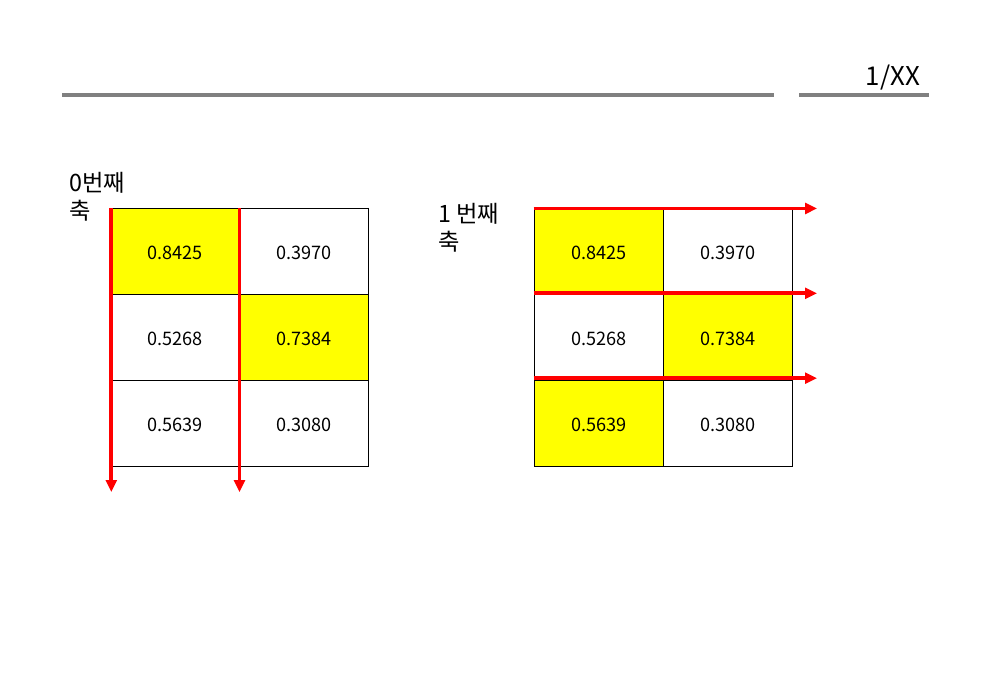
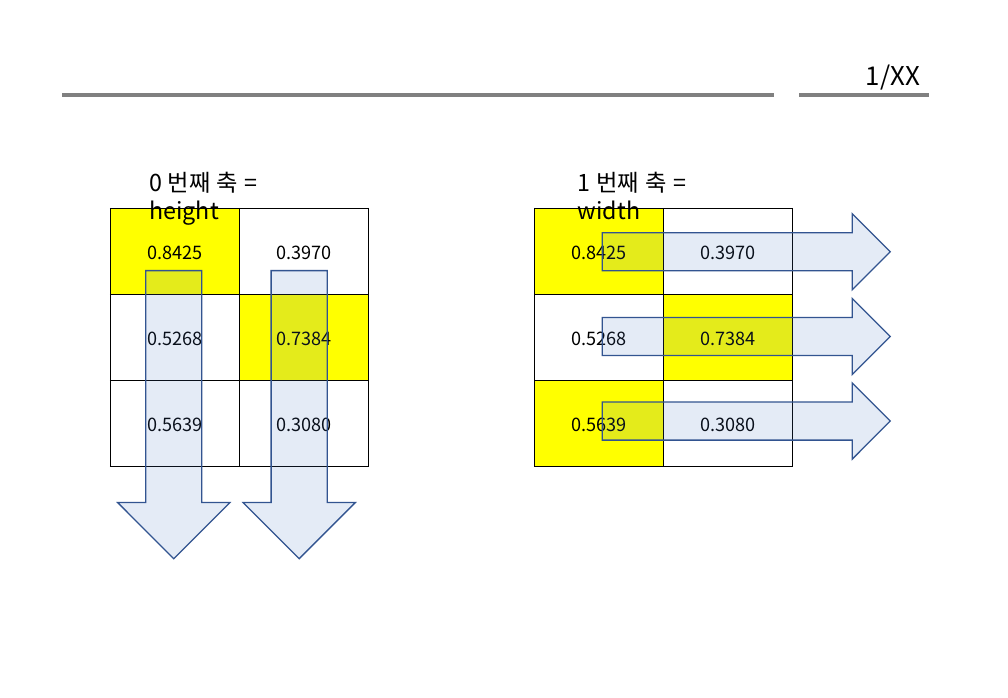
Before and after one commit to gaussian37/gaussian37.github.io, a slide deck: slide 1 of assets/img/dl/pytorch/snippets/dl_pytorch_snippets.pptx. Drawn at 1008x698 pixels with LibreOffice and Linux fonts; fonts in the diff are those of the drawing. Boxes give left, top, right and bottom in pixels: in the first picture for what was removed or moved away, otherwise in the second. Text is boxed around its words. In the diff, an @@ line names an element or a change of style, - is before the commit and + after.

```diff
--- a/assets/img/dl/pytorch/snippets/dl_pytorch_snippets.pptx
+++ b/assets/img/dl/pytorch/snippets/dl_pytorch_snippets.pptx
@@ text at (149, 171, 238, 225): text changed @@
-0번째 축
+0 번째 축 = height
@@ text at (578, 171, 666, 220): text changed @@
-1 번째 축
+1 번째 축 = width
@@ arrow removed from (112, 208) to (112, 491) @@
@@ arrow removed from (239, 208) to (239, 491) @@
@@ arrow removed from (533, 208) to (817, 208) @@
@@ down arrow added at (602, 214, 891, 290), fill #4472C4 at 14% opacity, outline #325491 1 pt @@
@@ down arrow added at (117, 271, 230, 559), fill #4472C4 at 14% opacity, outline #325491 1 pt @@
@@ down arrow added at (243, 271, 356, 559), fill #4472C4 at 14% opacity, outline #325491 1 pt @@
@@ arrow removed from (533, 293) to (817, 293) @@
@@ down arrow added at (602, 299, 891, 375), fill #4472C4 at 14% opacity, outline #325491 1 pt @@
@@ arrow removed from (533, 378) to (817, 378) @@
@@ down arrow added at (602, 383, 891, 460), fill #4472C4 at 14% opacity, outline #325491 1 pt @@
```
Also in this commit, not shown: 1 slide added, 1 slide removed, 5 other files.
